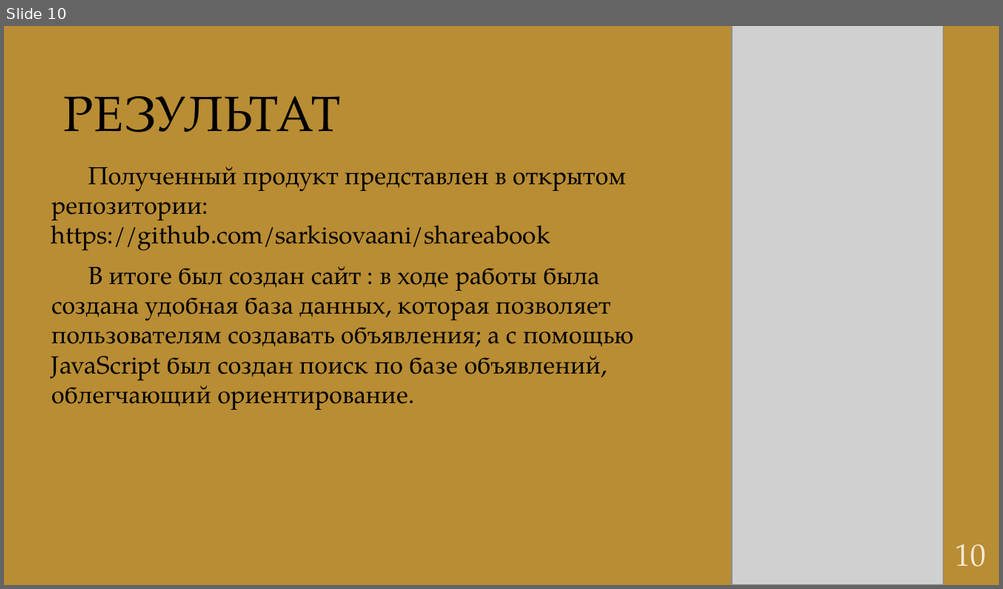
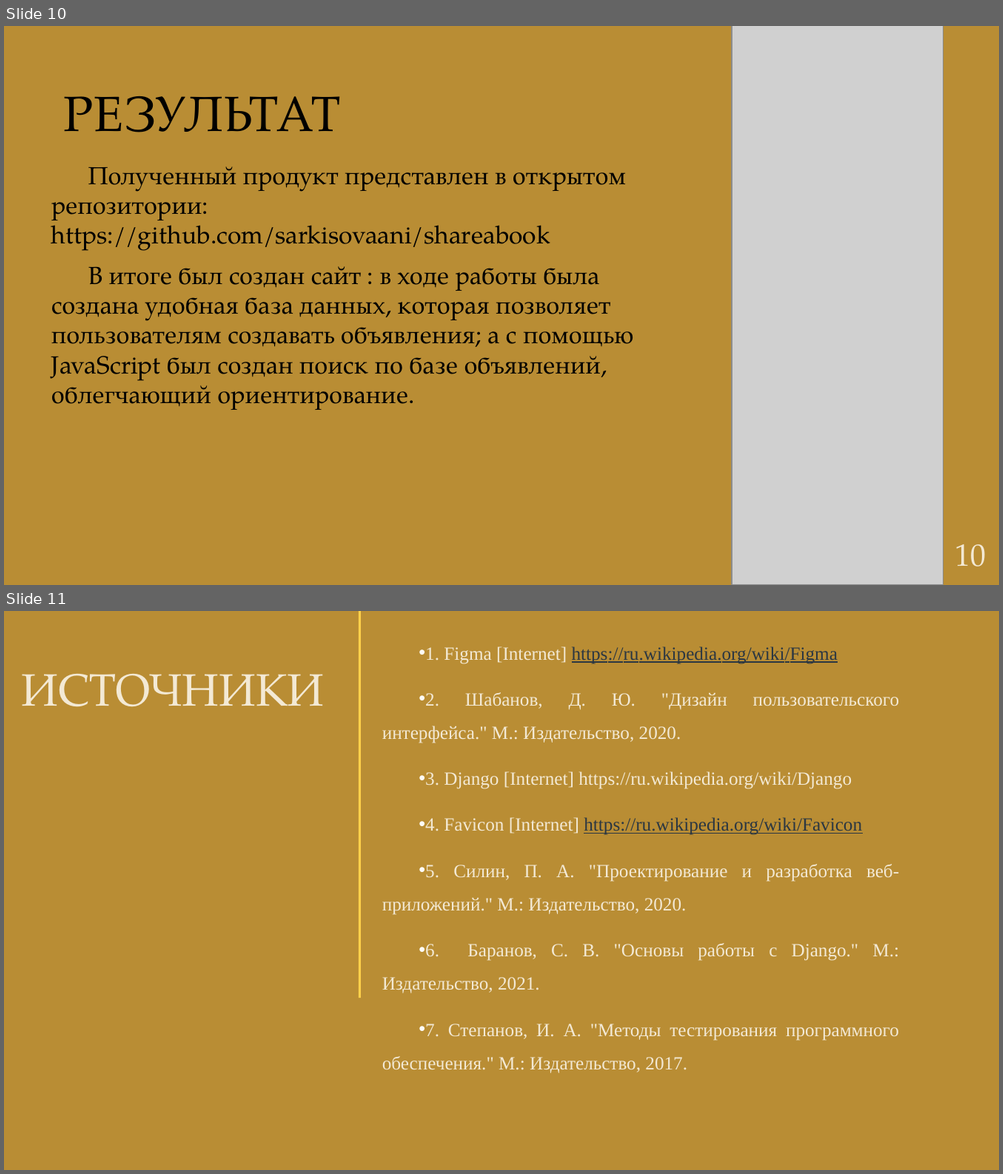
Before and after one commit to sarkisovaani/shareabook, a slide deck: SHAREABOOK ПРЕЗА.pptx. Shown one above the other, each under a label of ours: slide 10 before the commit, slides 10 and 11 after it. The pictures are 1003x589 and 1003x1174 pixels, drawn with LibreOffice and Linux fonts; fonts in the diff are those of the drawing; grey boxes stand for pictures; background and template pictures are left out. Boxes give left, top, right and bottom in pixels: in the first picture for what was removed or moved away, otherwise in the second. Text is boxed around its words. In the diff, an @@ line names an element or a change of style, - is before the commit and + after.

```diff
--- a/SHAREABOOK ПРЕЗА.pptx
+++ b/SHAREABOOK ПРЕЗА.pptx
@@ slide 11 added at (4, 611, 999, 1170), background picture (left out) @@
@@ rectangle added at (358, 611, 361, 998), fill #FFD14B @@
@@ text added at (382, 647, 899, 1073), 18 pt, text #F3E9D4 @@
+• 1. Figma [Internet] https://ru.wikipedia.org/wiki/Figma
+• 2. Шабанов, Д. Ю. "Дизайн пользовательского интерфейса." М.: Издательство, 2020.
+• 3. Django [Internet] https://ru.wikipedia.org/wiki/Django
+• 4. Favicon [Internet] https://ru.wikipedia.org/wiki/Favicon
+• 5. Силин, П. А. "Проектирование и разработка веб-приложений." М.: Издательство, 2020.
+• 6. Баранов, С. В. "Основы работы с Django." М.: Издательство, 2021.
+• 7. Степанов, И. А. "Методы тестирования программного обеспечения." М.: Издательство, 2017.
@@ title added at (21, 674, 324, 707), 44 pt, text #F3E9D4 @@
+ИСТОЧНИКИ
```
Also in this commit, not shown: 1 slide changed, 1 slide removed.
